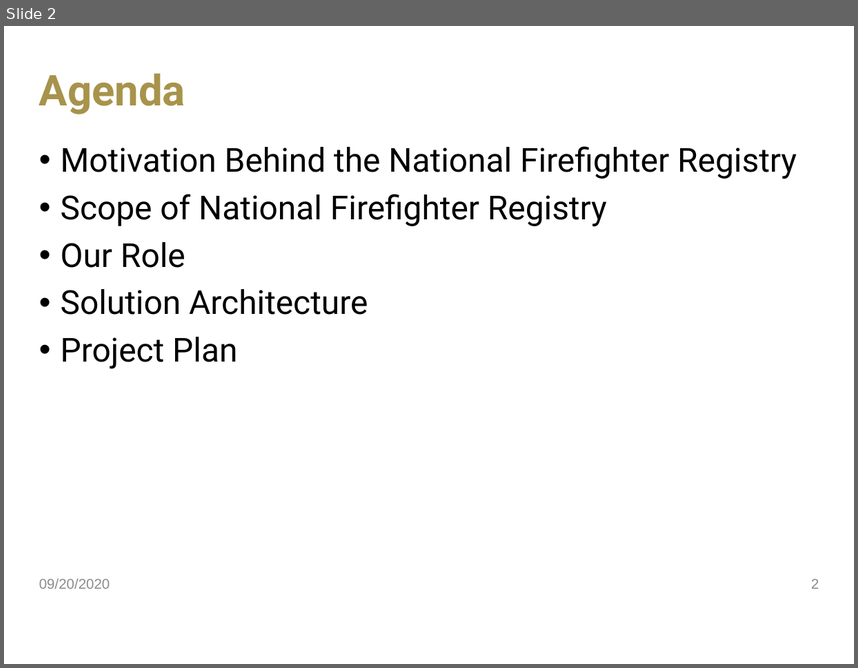
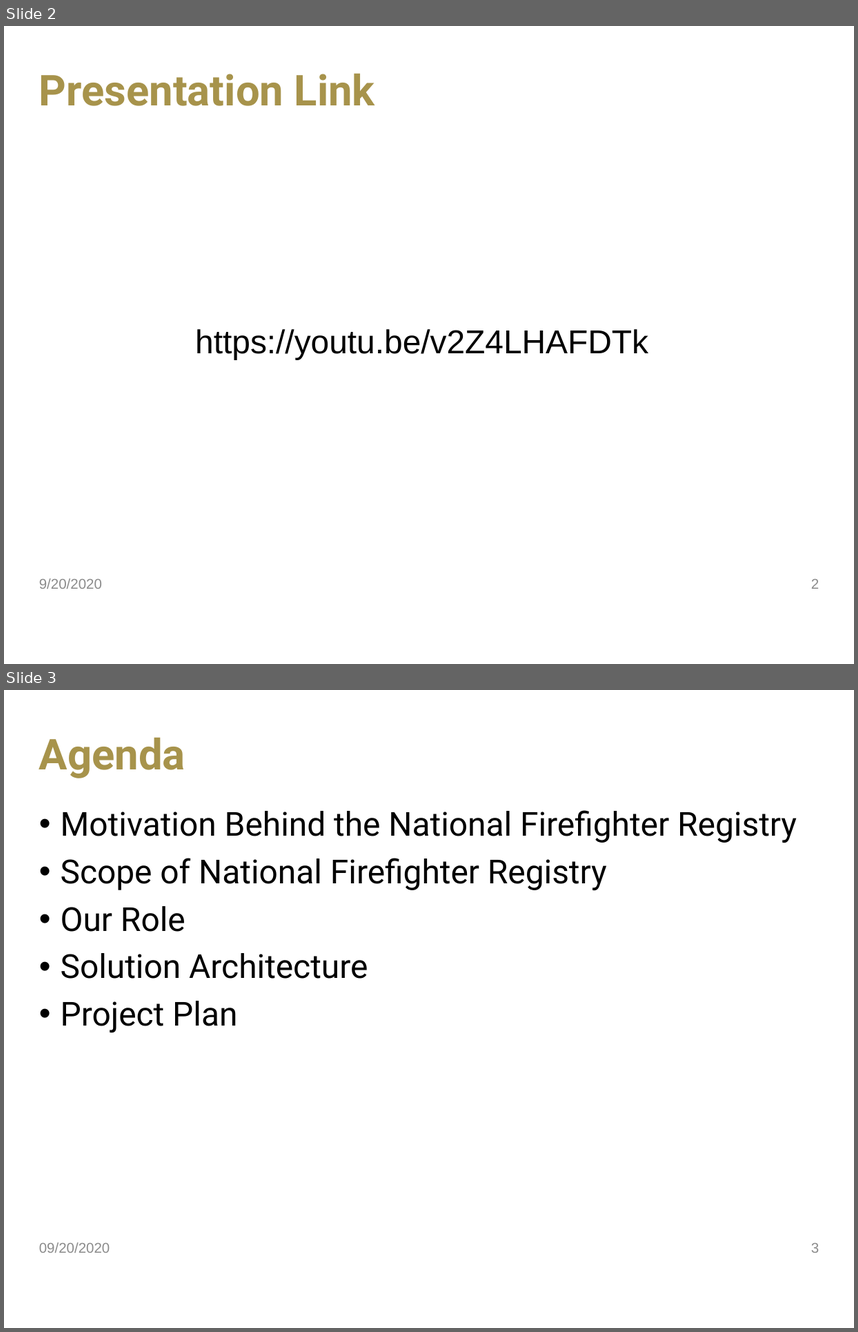
Before and after one commit to jdavis470/National-Firefighter-Registry, a slide deck: Team 55 Project Plan.pptx. Shown one above the other, each under a label of ours: slide 2 before the commit, slides 2 and 3 after it. The pictures are 858x668 and 858x1332 pixels, drawn with LibreOffice and Linux fonts; fonts in the diff are those of the drawing; background and template pictures are left out. Boxes give left, top, right and bottom in pixels: in the first picture for what was removed or moved away, otherwise in the second. Text is boxed around its words. In the diff, an @@ line names an element or a change of style, - is before the commit and + after.

```diff
--- a/Team 55 Project Plan.pptx
+++ b/Team 55 Project Plan.pptx
@@ slide 2 added at <box>4,26,854,664</box>, background picture (left out) @@
@@ title added at <box>39,73,375,106</box>, 36 pt, text #A7934B, bold @@
+Presentation Link
@@ text added at <box>195,329,648,360</box>, 28 pt, text #000000 @@
+https://youtu.be/v2Z4LHAFDTk
@@ text added at <box>39,578,102,588</box>, 12 pt, text #8C8C8C @@
+9/20/2020
@@ page number added at <box>811,579,819,588</box>, 12 pt, text #8C8C8C @@
+2
@@ what was slide 2 is now slide 3 @@
@@ page number at <box>811,1243,819,1252</box>: text changed @@
-2
+3
```
Also in this commit, not shown: 3 slides changed, 1 other file.
